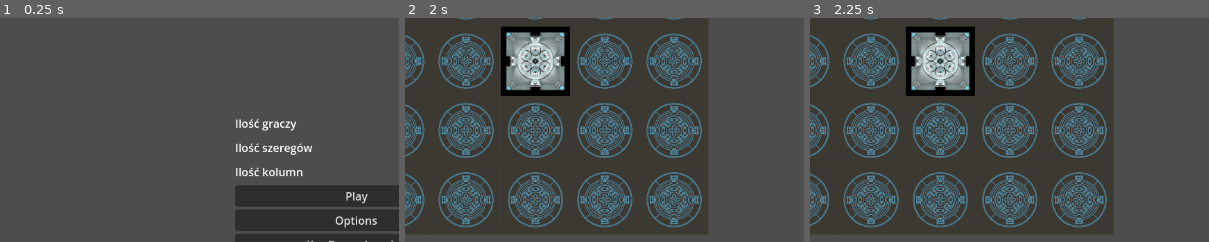
Above: before the commit, frames 1-3 (left to right).
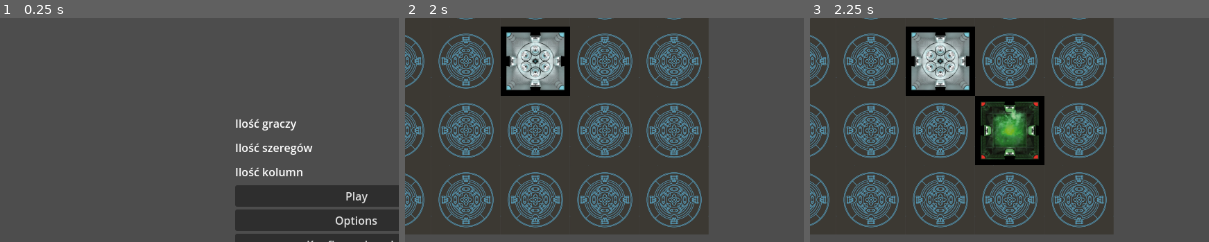
Above: after the commit, the same moments.

Repository: super12pl/strona25
Game: Godot game, scene res://scenes/Menu.tscn
Two runs of this game, one before a commit and one after it. Both use one fixed random seed, a clock stepped at 60 frames per second and the inputs below.
Inputs (mouse positions are % of the whole screen's width and height, from its top left):
- Up to frame 1 (0.25 s): no input
- Up to frame 2 (2 s): click "Play" at 0.5 s; tap Enter at 1.25 s; move the mouse to (72, 45) at 1.27 s; press the mouse at (72, 45) at 1.28 s
- Up to frame 3 (2.25 s): tap Space at 2 s; move the mouse to (30, 55) at 2.02 s; release the mouse at (30, 55) at 2.03 s; click (30, 55) at 2.1 s
The pictures show only the part of the screen within x 5-55%, y 29-79%; the shares and areas given below are measured in that part.

Frames 1-2 are identical in both runs. In frame 3, 5.1% of the frame differs, in the area x 41-59%, y 34-66%.

Commit message:
odkrywanie tile kliknięciem

Diff:
--- a/code/gameBoard.gd
+++ b/code/gameBoard.gd
@@ -52,17 +52,17 @@
 					tile = outerPool.pop_front()
 				else:
 					tile = innerPool.pop_front()
-				for i in range(0,tilesetIndex.size()):
-					if tilesetIndex[i].has(tile):
-						#odkrywanie
-						#set_cell(0,Vector2i(kolumna,szereg),1,Vector2i(tilesetIndex[i].find(tile,0),i))
-						set_cell(0,Vector2i(kolumna,szereg),1,Vector2i(3,5))
-						global.plansza[kolumna].append(tile)
-						break
+				set_cell(0,Vector2i(kolumna,szereg),1,Vector2i(3,5))
+				global.plansza[kolumna].append(tile)
 func _input(event):
 	if event is InputEventMouseButton:
 		if event.is_action_pressed("left_click"):
 			##ignoruje kliknięcia poza planszą
 			if local_to_map(event.position).x < szeregi and local_to_map(event.position).y < kolumny:
 				##będzie ogarniał faktyczne granie
-				print(local_to_map(event.position),global.plansza[local_to_map(event.position).x][local_to_map(event.position).y])
+				var tile = global.plansza[local_to_map(event.position).x][local_to_map(event.position).y]
+				print(local_to_map(event.position),tile)
+				for i in range(0,tilesetIndex.size()):
+					if tilesetIndex[i].has(tile):
+						set_cell(0,local_to_map(event.position),1,Vector2i(tilesetIndex[i].find(tile,0),i))
+						break
